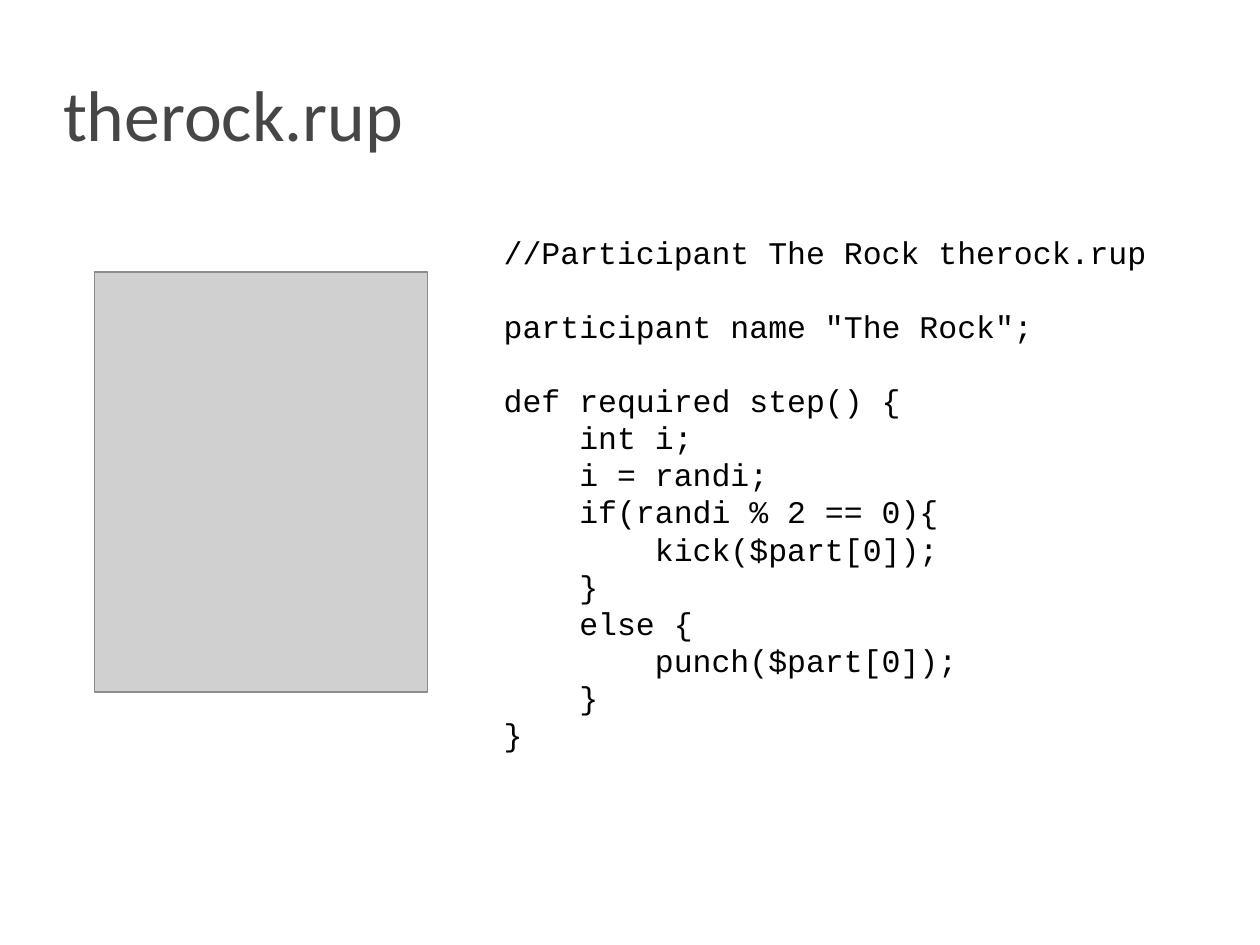
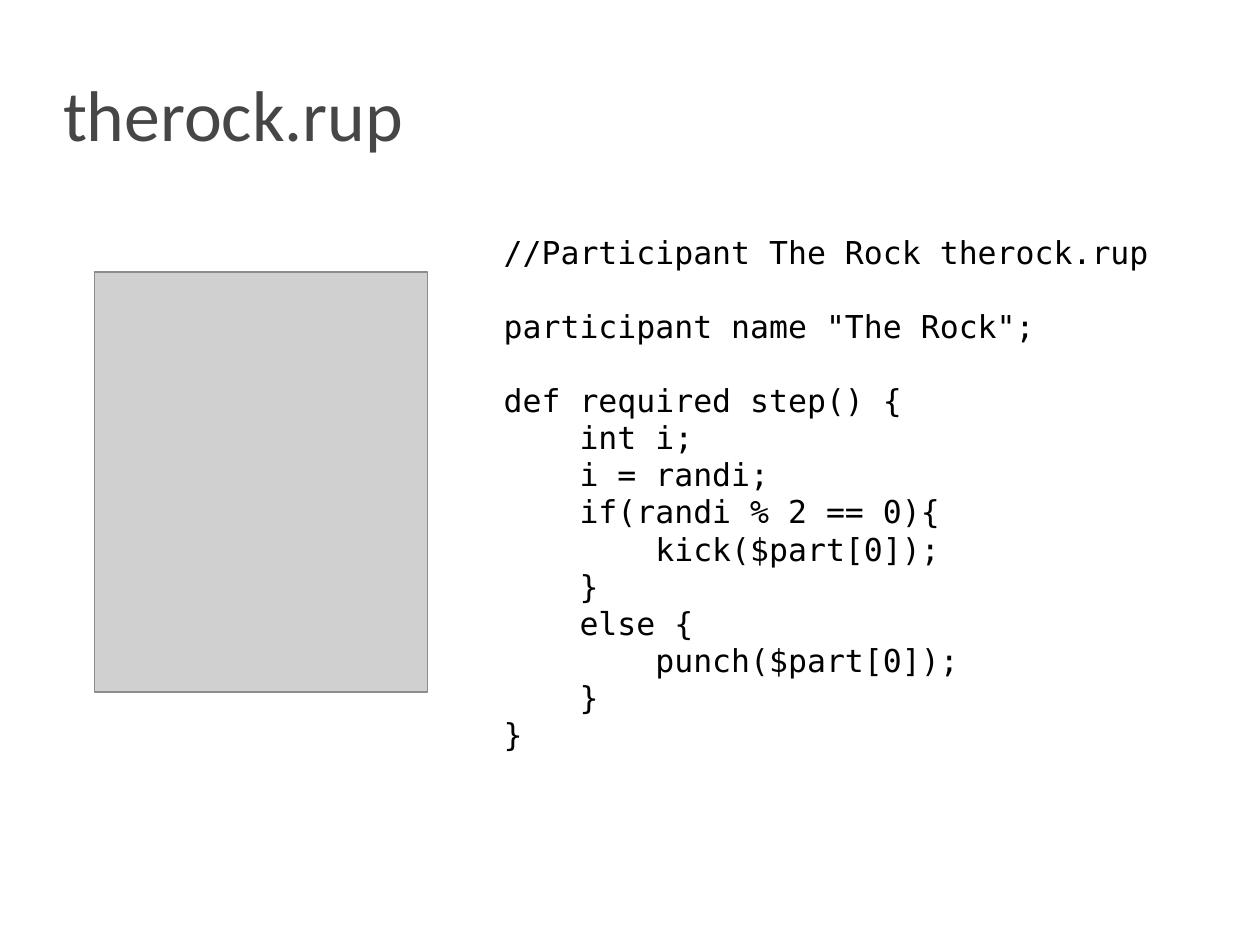
Before and after one commit to dcoli/plt4115, a slide deck: slide 6 of src/compiler/doc/rumble.odp. Drawn at 1260x945 pixels with LibreOffice and Linux fonts; fonts in the diff are those of the drawing; grey boxes stand for pictures. Boxes give left, top, right and bottom in pixels: in the first picture for what was removed or moved away, otherwise in the second. Text is boxed around its words. In the diff, an @@ line names an element or a change of style, - is before the commit and + after.

```diff
--- a/src/compiler/doc/rumble.odp
+++ b/src/compiler/doc/rumble.odp
@@ text "//Participant The Rock therock.rup participant ..." at bbox=[504, 240, 1149, 679]: font Courier New to DejaVu Sans Mono @@
```
Also in this commit, not shown: 5 other slides changed, 2 other files.
